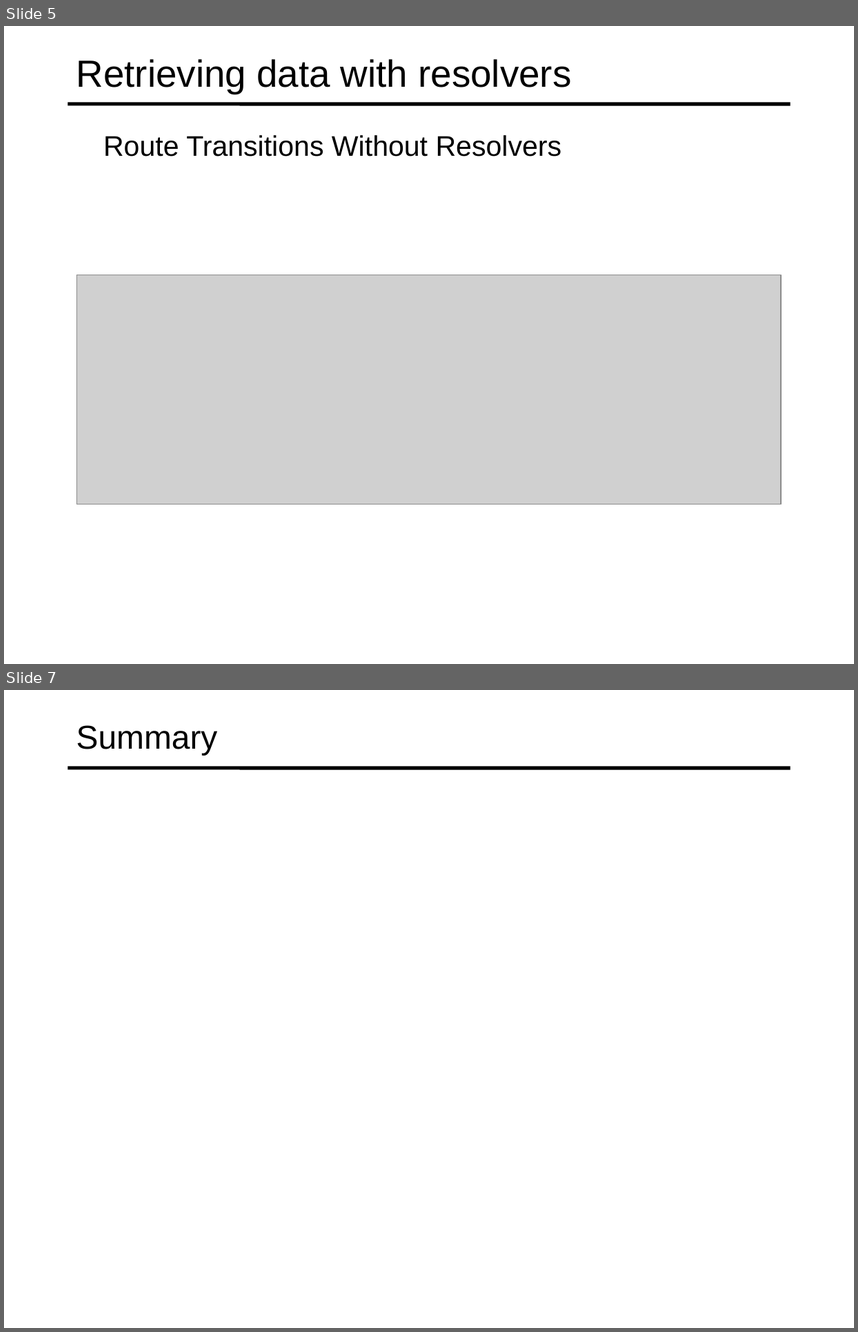
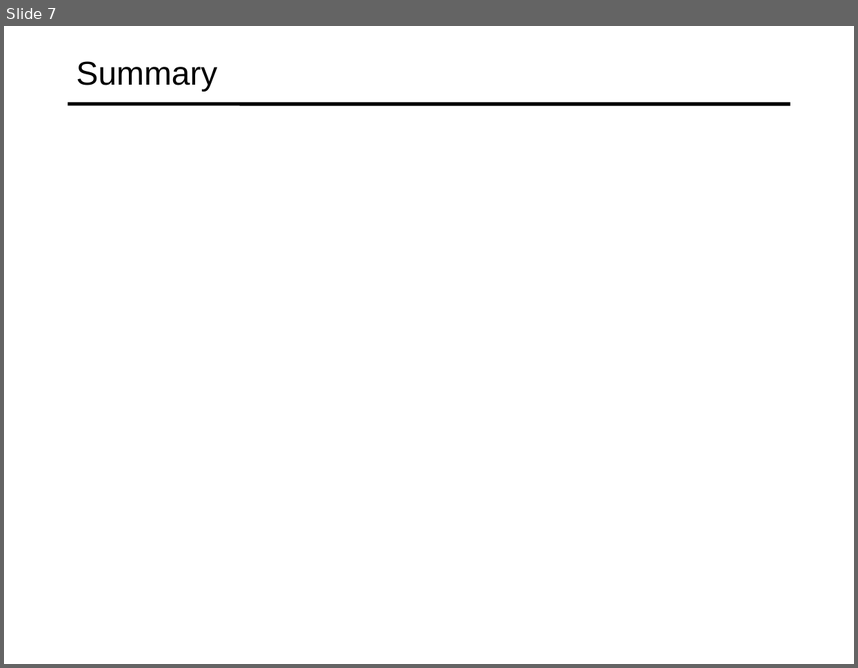
Before and after one commit to specter01wj/Jago_Link_Training, a slide deck: Angular/Angular12/Deep Dive/Angular HTTP Communication/3_Creating_Interceptors/L3_Creating_Interceptors.ppt. Shown one above the other, each under a label of ours: slides 5 and 7 before the commit, slide 7 after it; the slides between them are not shown. The pictures are 858x1332 and 858x668 pixels, drawn with LibreOffice and Linux fonts; fonts in the diff are those of the drawing; grey boxes stand for pictures. Boxes give left, top, right and bottom in pixels: in the first picture for what was removed or moved away, otherwise in the second. Text is boxed around its words. In the diff, an @@ line names an element or a change of style, - is before the commit and + after.

```diff
--- a/Angular/Angular12/Deep Dive/Angular HTTP Communication/3_Creating_Interceptors/L3_Creating_Interceptors.ppt
+++ b/Angular/Angular12/Deep Dive/Angular HTTP Communication/3_Creating_Interceptors/L3_Creating_Interceptors.ppt
@@ slide 5 removed at [4,26,854,664], background #FFFFFF; not listed: 1 template element that a slide beside it also shows @@
@@ title removed at [76,59,571,94] @@
-Retrieving data with resolvers
@@ text removed at [103,135,562,156] @@
-  Route Transitions Without Resolvers
@@ picture removed at [77,275,781,505] @@
```
Also in this commit, not shown: 2 slides changed, 4 slides added, 3 other slides removed, 2 other files.
